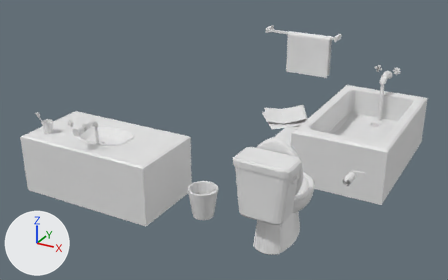
Two versions of the Blender file scenes/bathroom.blend, one commit apart.
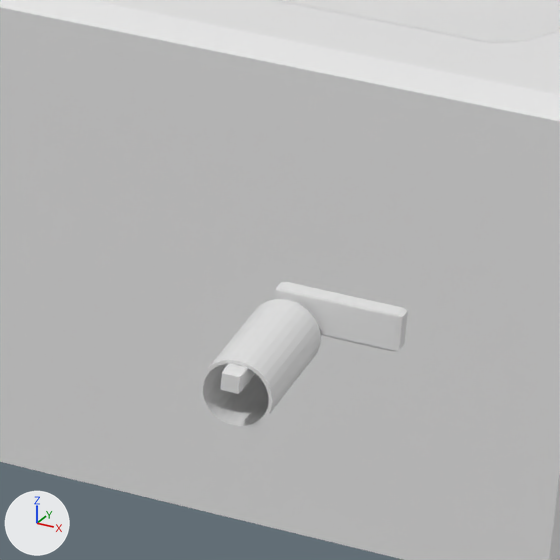
The first picture shows the older version from a 50 mm lens placed at (24.5, 10.0, 27.7), pointed at (8.9, 38.4, 13.5). The close-ups show both versions on the part from 71% to 85% of the width and 49% to 72% of the height of that picture; other places that the commit changed are outside them. The axes (+X, +Y, +Z) are drawn at lower left. The lights are the same throughout.

Objects in the first close-up: 'Bathtub', 'Toilet Paper Holder', 'Toilet Paper Roll'.
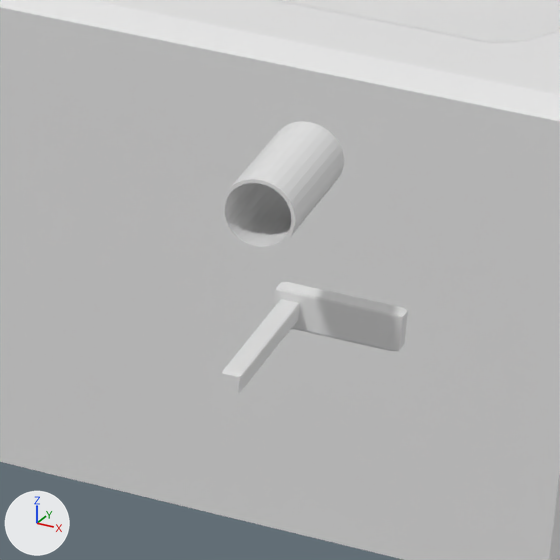
Where the newer file only moved an object's origin or applied its transform, the numbers keep the older frame.

What changed in the scene script:
```text
Change ob_toilet_paper_roll:
    ob_toilet_paper_roll.location: (17.475, 34.481, 14.918) -> (17.507, 34.481, 15.927)
```

Boxes [x1, y1, x2, y2] around the edits, measured in the close-ups (560 x 560 px):
'Toilet Paper Roll', moved
    before: [199, 299, 321, 429]
    after: [221, 121, 344, 250]
